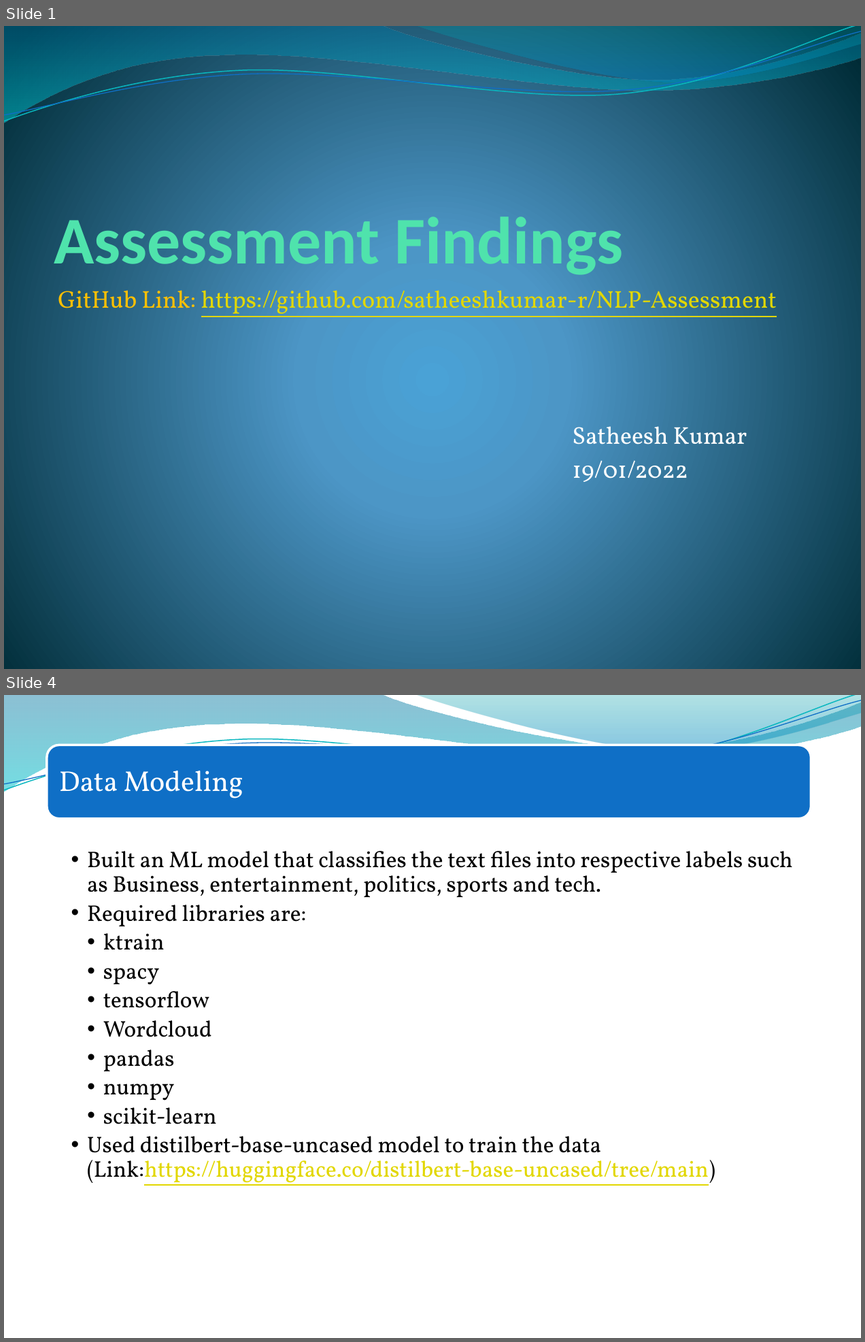
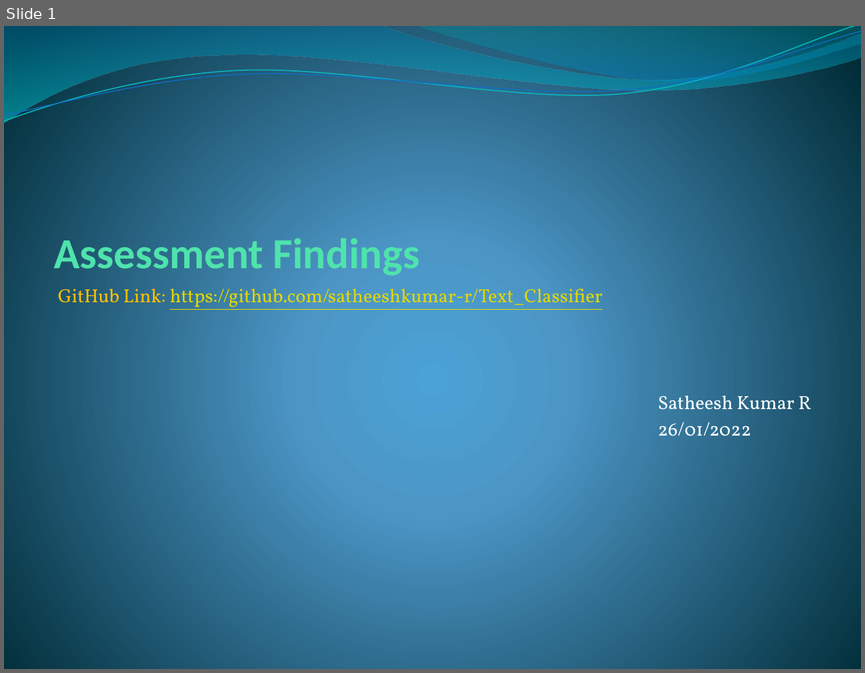
Before and after one commit to satheeshkumar-r/NLP-Assessment, a slide deck: Analysis & Insights.pptx. Shown one above the other, each under a label of ours: slides 1 and 4 before the commit, slide 1 after it; the slides between them are not shown. The pictures are 865x1342 and 865x673 pixels, drawn with LibreOffice and Linux fonts; fonts in the diff are those of the drawing; background and template pictures are left out. Boxes give left, top, right and bottom in pixels: in the first picture for what was removed or moved away, otherwise in the second. Text is boxed around its words. In the diff, an @@ line names an element or a change of style, - is before the commit and + after.

```diff
--- a/Analysis & Insights.pptx
+++ b/Analysis & Insights.pptx
@@ slide 4 removed at box(4, 695, 861, 1338), background picture (left out); not listed: 4 template elements that a slide beside it also shows @@
@@ rounded rectangle removed at box(47, 745, 811, 818) @@
@@ text removed at box(59, 770, 243, 798) @@
-Data Modeling
@@ text removed at box(87, 851, 793, 1185) @@
-  •• Built an ML model that classifies the text files into respective labels such as Business, entertainment, politics, sports and tech.
-  •• Required libraries are:
-    •• ktrain
-    •• spacy
-    •• tensorflow
-    •• Wordcloud
-    •• pandas
-    •• numpy
-    •• scikit-learn
-  •• Used distilbert-base-uncased model to train the data (Link:https://huggingface.co/distilbert-base-uncased/tree/main)
@@ slide 1 changed as well @@
@@ title "Assessment Findings" at box(54, 233, 419, 279): size 56 to 36 pt @@
@@ text at box(58, 284, 811, 436): text changed; size 20.4 to 16 pt @@
-GitHub Link: https://github.com/satheeshkumar-r/NLP-Assessment
-Satheesh Kumar
-19/01/2022
+GitHub Link: https://github.com/satheeshkumar-r/Text_Classifier
+Satheesh Kumar R
+26/01/2022
```
Also in this commit, not shown: 5 slides added, 2 other slides removed, 1 other file.
